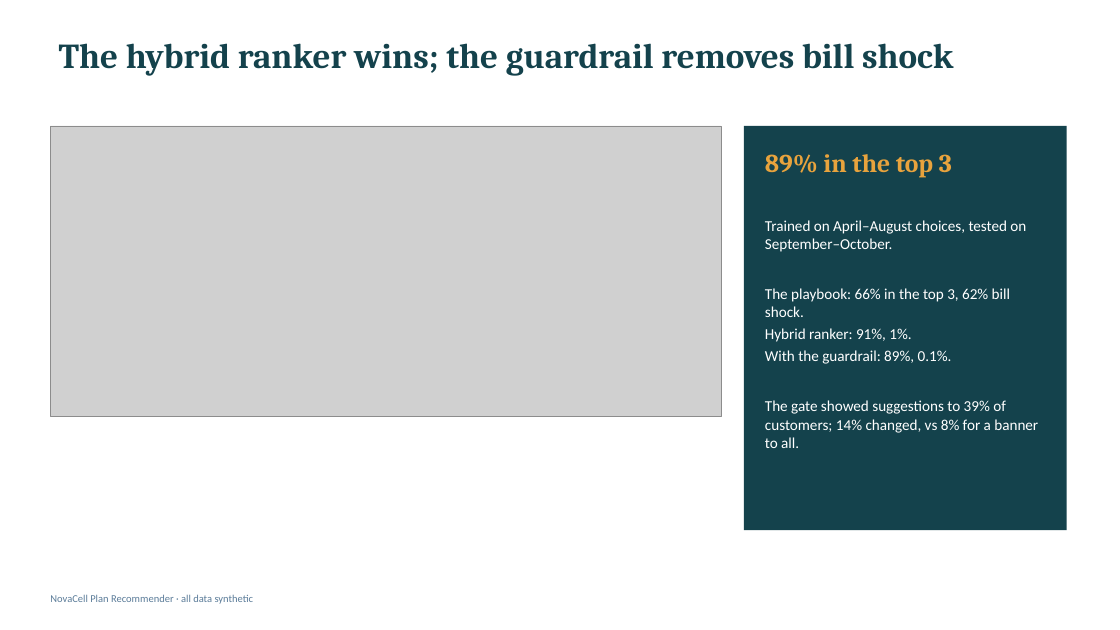
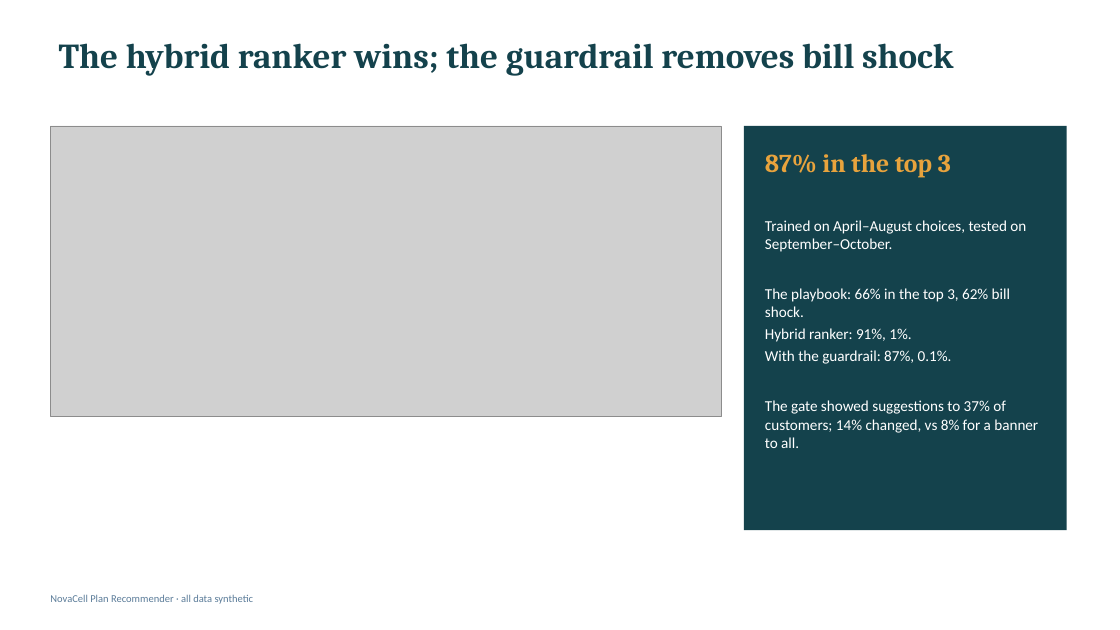
Before and after one commit to ashokburasiya93/novacell-plan-recommender, a slide deck: slide 8 of deliverables/6. Presentation - NovaCell Plan Recommender.pptx. Drawn at 1120x630 pixels with LibreOffice and Linux fonts; fonts in the diff are those of the drawing; grey boxes stand for pictures. Boxes give left, top, right and bottom in pixels: in the first picture for what was removed or moved away, otherwise in the second. Text is boxed around its words. In the diff, an @@ line names an element or a change of style, - is before the commit and + after.

```diff
--- a/deliverables/6. Presentation - NovaCell Plan Recommender.pptx
+++ b/deliverables/6. Presentation - NovaCell Plan Recommender.pptx
@@ text at bbox=[765, 154, 951, 178]: text changed @@
-89% in the top 3
+87% in the top 3
@@ text at bbox=[765, 350, 1038, 448]: text changed @@
-With the guardrail: 89%, 0.1%.
-The gate showed suggestions to 39% of customers; 14% changed, vs 8% for a banner to all.
+With the guardrail: 87%, 0.1%.
+The gate showed suggestions to 37% of customers; 14% changed, vs 8% for a banner to all.
```
Also in this commit, not shown: 7 other slides changed, 13 other files.
